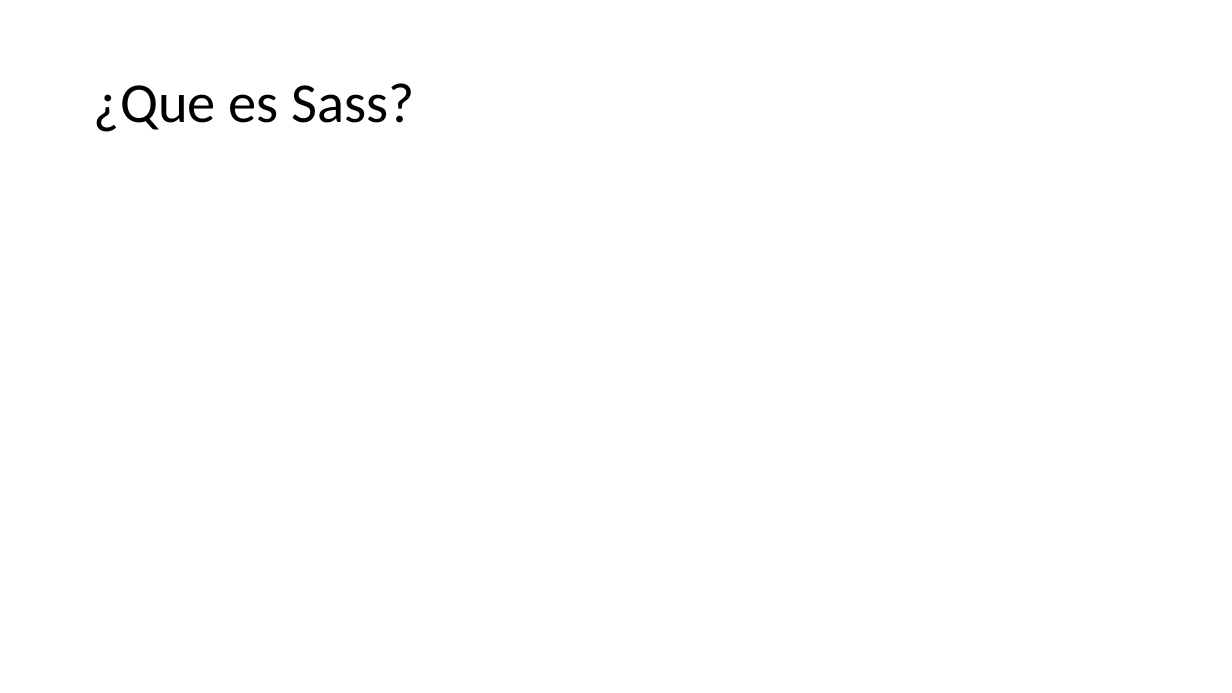
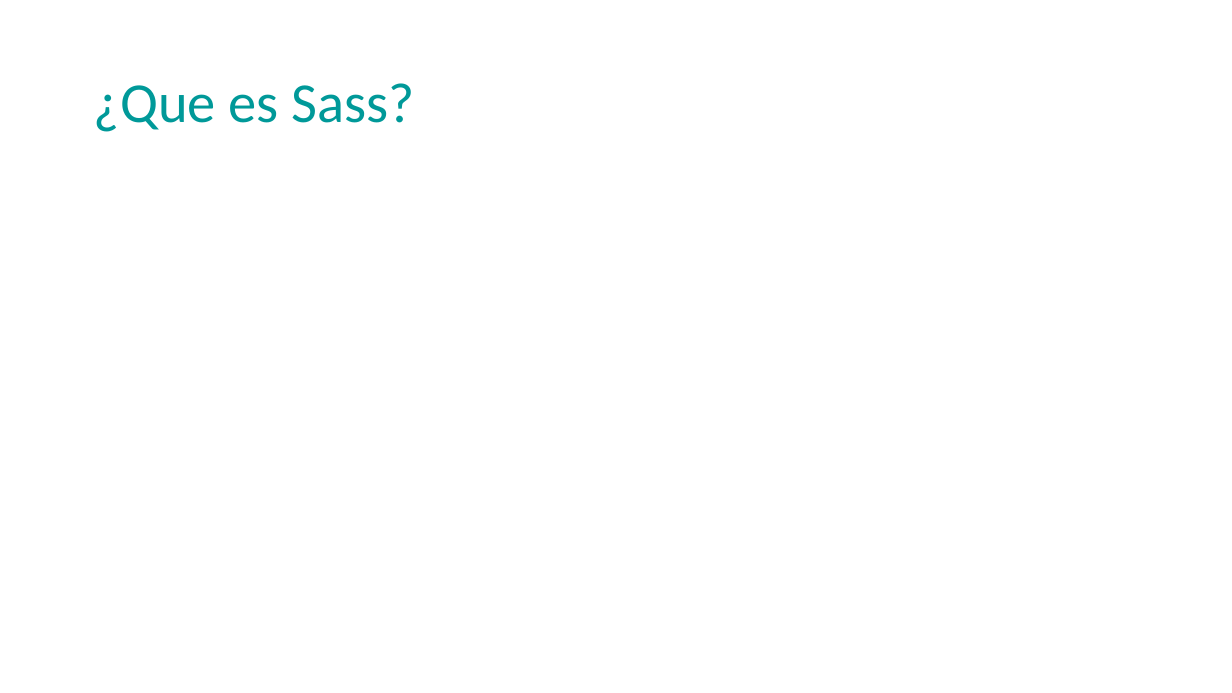
Before and after one commit to fabio161191/Proyecto1, a slide deck: slide 2 of Sass.pptx. Drawn at 1232x693 pixels with LibreOffice and Linux fonts; fonts in the diff are those of the drawing. Boxes give left, top, right and bottom in pixels: in the first picture for what was removed or moved away, otherwise in the second. Text is boxed around its words. In the diff, an @@ line names an element or a change of style, - is before the commit and + after.

```diff
--- a/Sass.pptx
+++ b/Sass.pptx
@@ title "¿Que es Sass?" at (94,83,414,132): text colour #000000 to #009999 @@
```
Also in this commit, not shown: 4 other slides changed.
